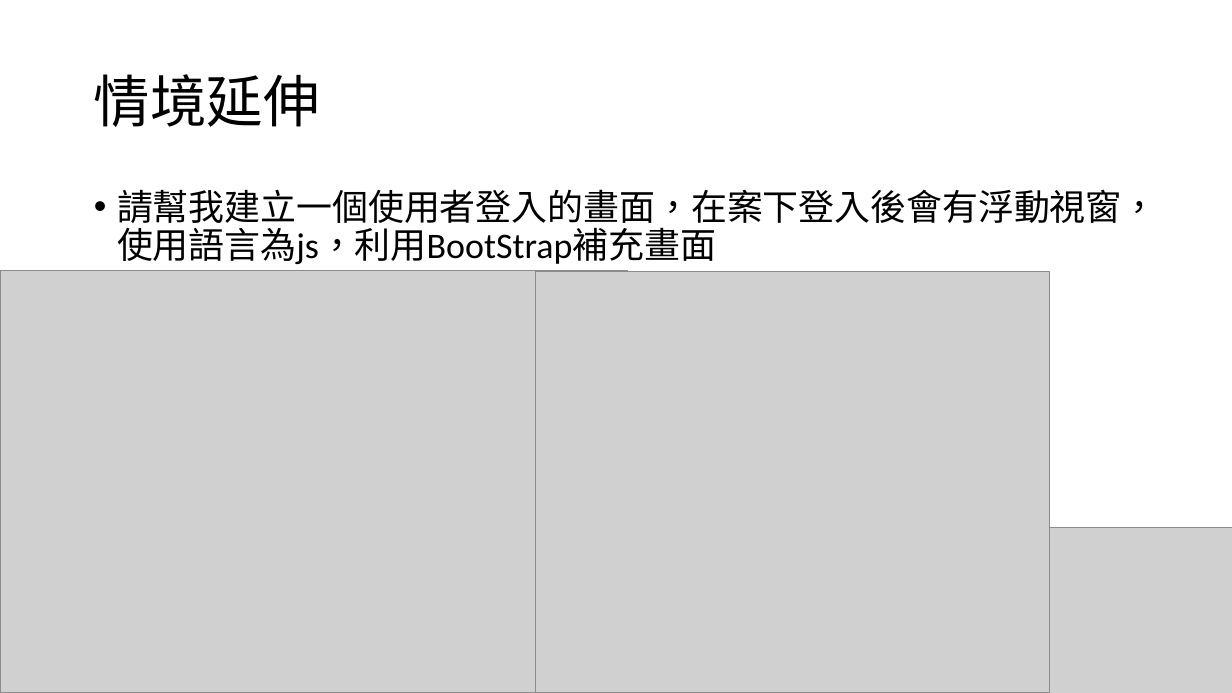
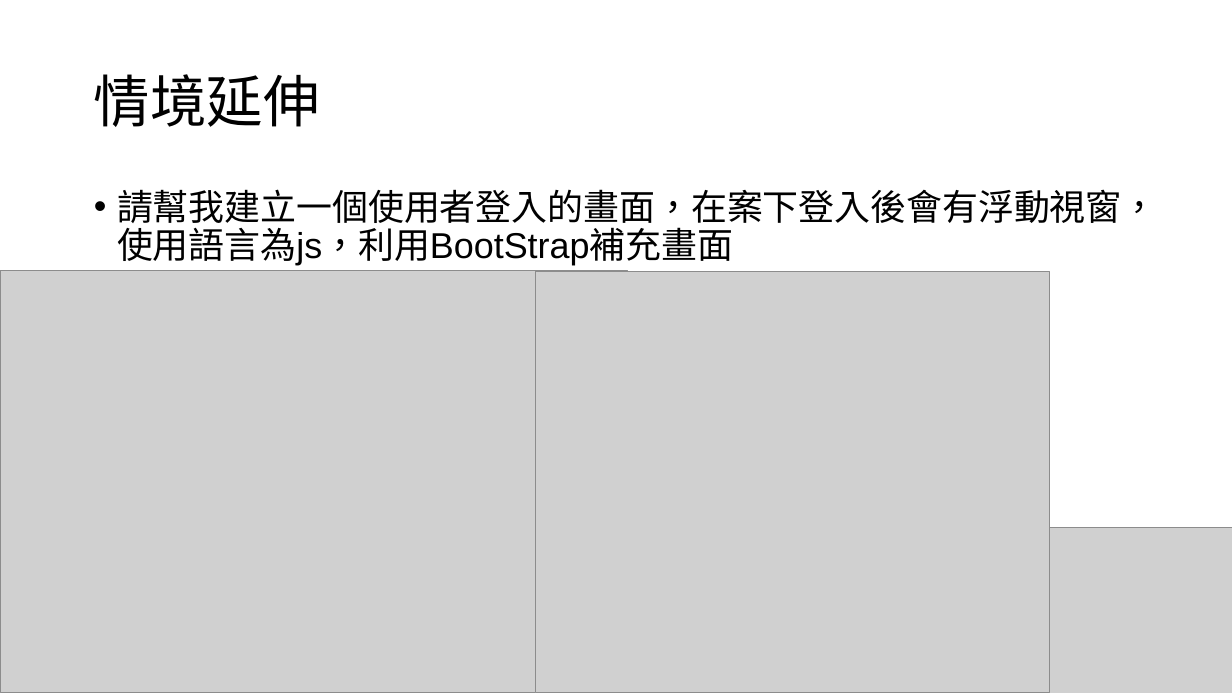
Before and after one commit to LinGaOscar/Java-Learning, a slide deck: slide 10 of Chat by oscar.pptx. Drawn at 1232x693 pixels with LibreOffice and Linux fonts; fonts in the diff are those of the drawing; grey boxes stand for pictures. Boxes give left, top, right and bottom in pixels: in the first picture for what was removed or moved away, otherwise in the second. Text is boxed around its words. In the diff, an @@ line names an element or a change of style, - is before the commit and + after.

```diff
--- a/Chat by oscar.pptx
+++ b/Chat by oscar.pptx
@@ text "請幫我建立一個使用者登入的畫面，在案下登入後會有浮動視窗，使用語言為js，利用BootStrap補充畫面" at (117,189,1158,266): font Calibri to Arial @@
```
Also in this commit, not shown: 7 other slides changed, 1 slide added, 1 slide removed.
